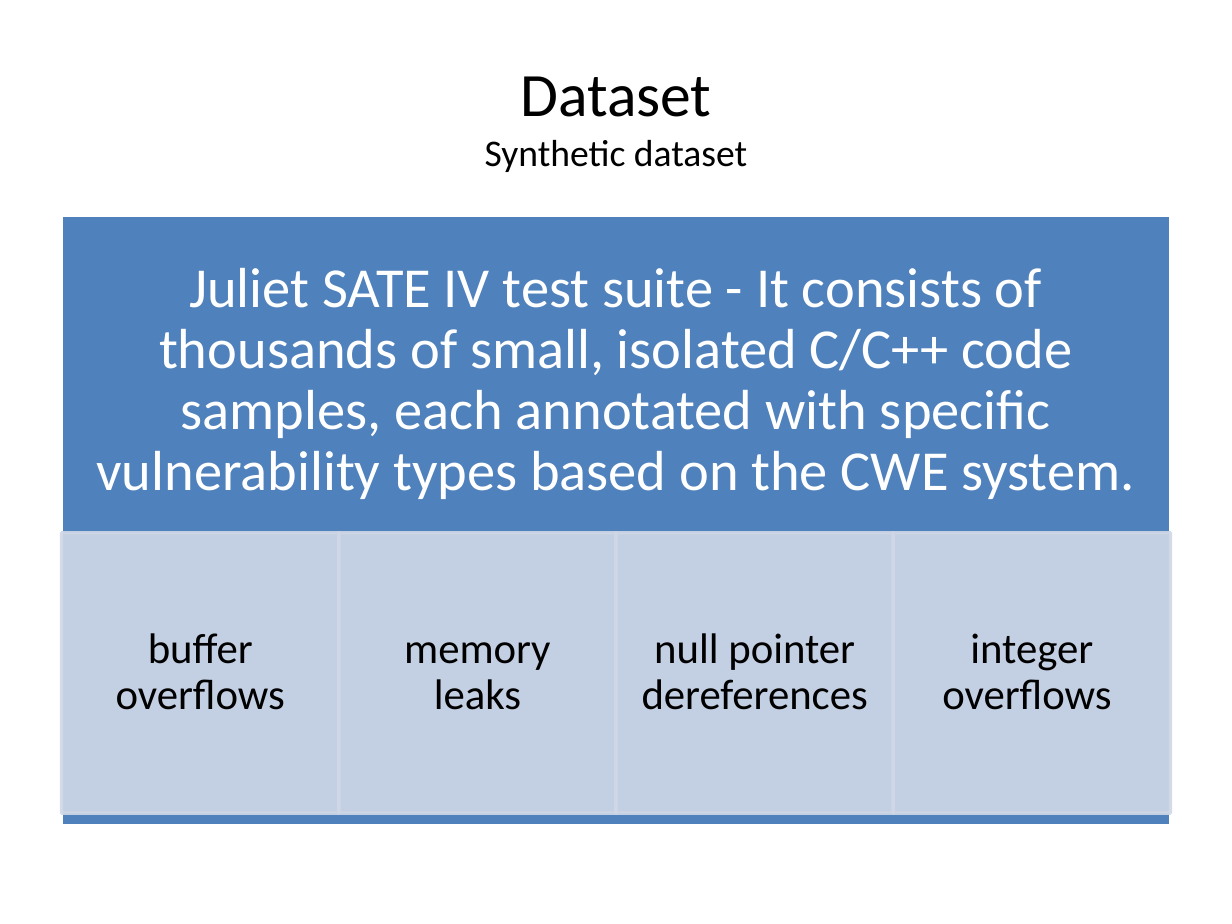
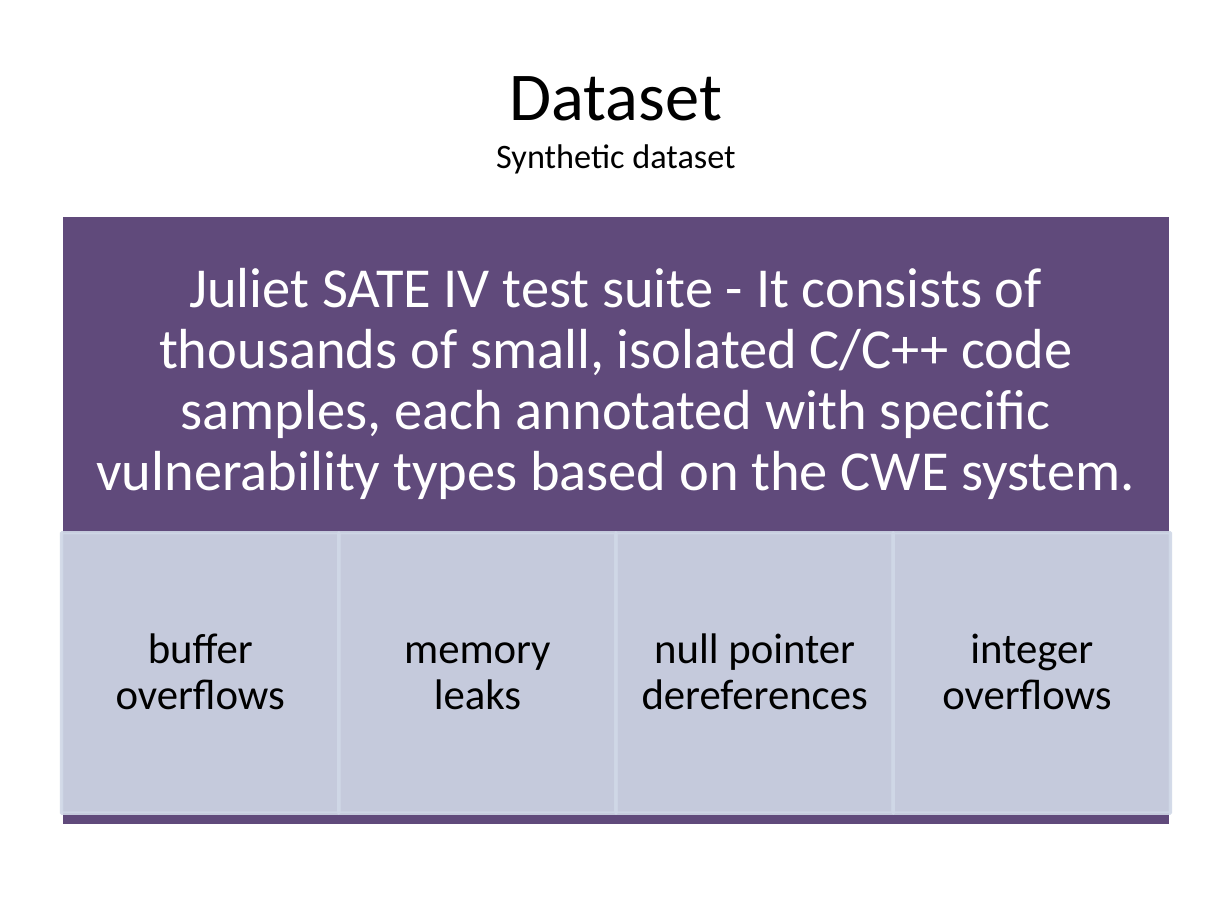
Before and after one commit to TaviFurdui/detecting-vulnerabilities-using-ml, a slide deck: slide 6 of Presentation.pptx. Drawn at 1232x924 pixels with LibreOffice and Linux fonts; fonts in the diff are those of the drawing. Boxes give left, top, right and bottom in pixels: in the first picture for what was removed or moved away, otherwise in the second. Text is boxed around its words. In the diff, an @@ line names an element or a change of style, - is before the commit and + after.

```diff
--- a/Presentation.pptx
+++ b/Presentation.pptx
@@ title "Dataset Synthetic dataset" at box(496, 76, 735, 174): size 36 to 40 pt in "Dataset"; size 22 to 20 pt in "Synthetic dataset" @@
@@ rectangle at box(62, 216, 1170, 825): fill #4F81BD to #604A7B @@
```
Also in this commit, not shown: 5 other slides changed, 8 slides added, 8 slides removed.
